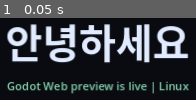
Above: before the commit, frame 1.
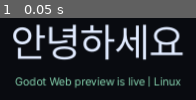
Above: after the commit, the same moment.

Repository: rain2943/GodotProject
Game: Godot game, scene res://scenes/main.tscn
Same seed, same stepped clock (60 frames per second), same inputs: the game is played once before the commit and once after it.
Inputs:
- Up to frame 1 (0.05 s): no input

The runs differ from the first frame. In frame 1, 32% of the frame differs, in the area x 3-97%, y 7-93%.

Commit message:
fix: use Pretendard for Korean text

Diff:
--- a/scenes/main.tscn
+++ b/scenes/main.tscn
@@ -1,6 +1,7 @@
-[gd_scene load_steps=2 format=3]
+[gd_scene load_steps=3 format=3]
 
 [ext_resource type="Script" path="res://scripts/main.gd" id="1_main"]
+[ext_resource type="FontFile" path="res://assets/fonts/Pretendard-Regular.otf" id="2_font"]
 
 [node name="Main" type="Control"]
 layout_mode = 3
@@ -36,6 +37,7 @@
 [node name="Title" type="Label" parent="Center/Stack"]
 layout_mode = 2
 theme_override_colors/font_color = Color(0.88, 0.92, 1, 1)
+theme_override_fonts/font = ExtResource("2_font")
 theme_override_font_sizes/font_size = 64
 text = "안녕하세요"
 horizontal_alignment = 1
@@ -43,6 +45,7 @@
 [node name="Status" type="Label" parent="Center/Stack"]
 layout_mode = 2
 theme_override_colors/font_color = Color(0.52, 0.82, 0.68, 1)
+theme_override_fonts/font = ExtResource("2_font")
 theme_override_font_sizes/font_size = 18
 text = "Godot Web preview is live"
 horizontal_alignment = 1
Not shown, added: assets/fonts/Pretendard-LICENSE.txt
Binary file added: assets/fonts/Pretendard-Regular.otf
